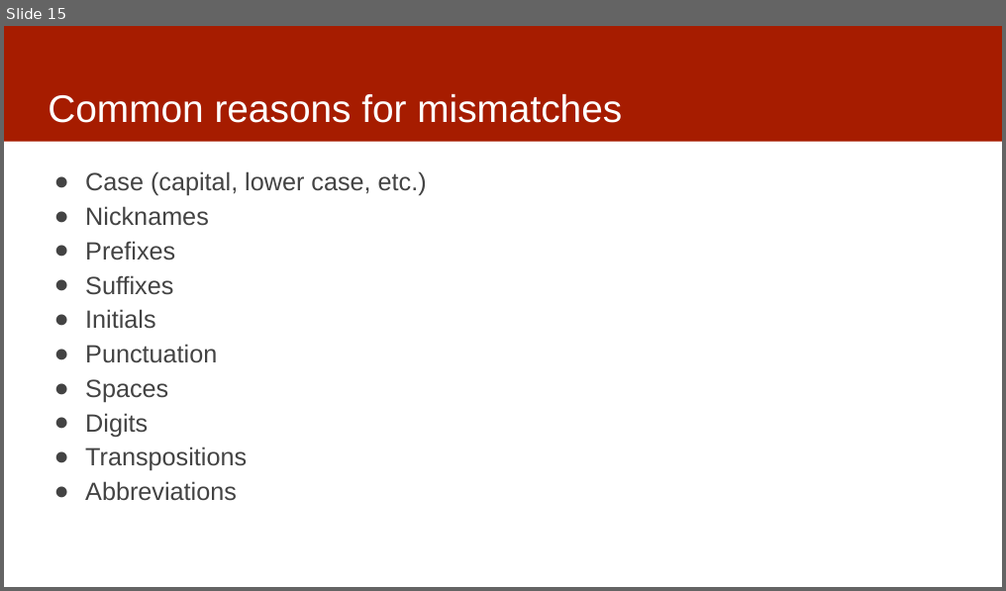
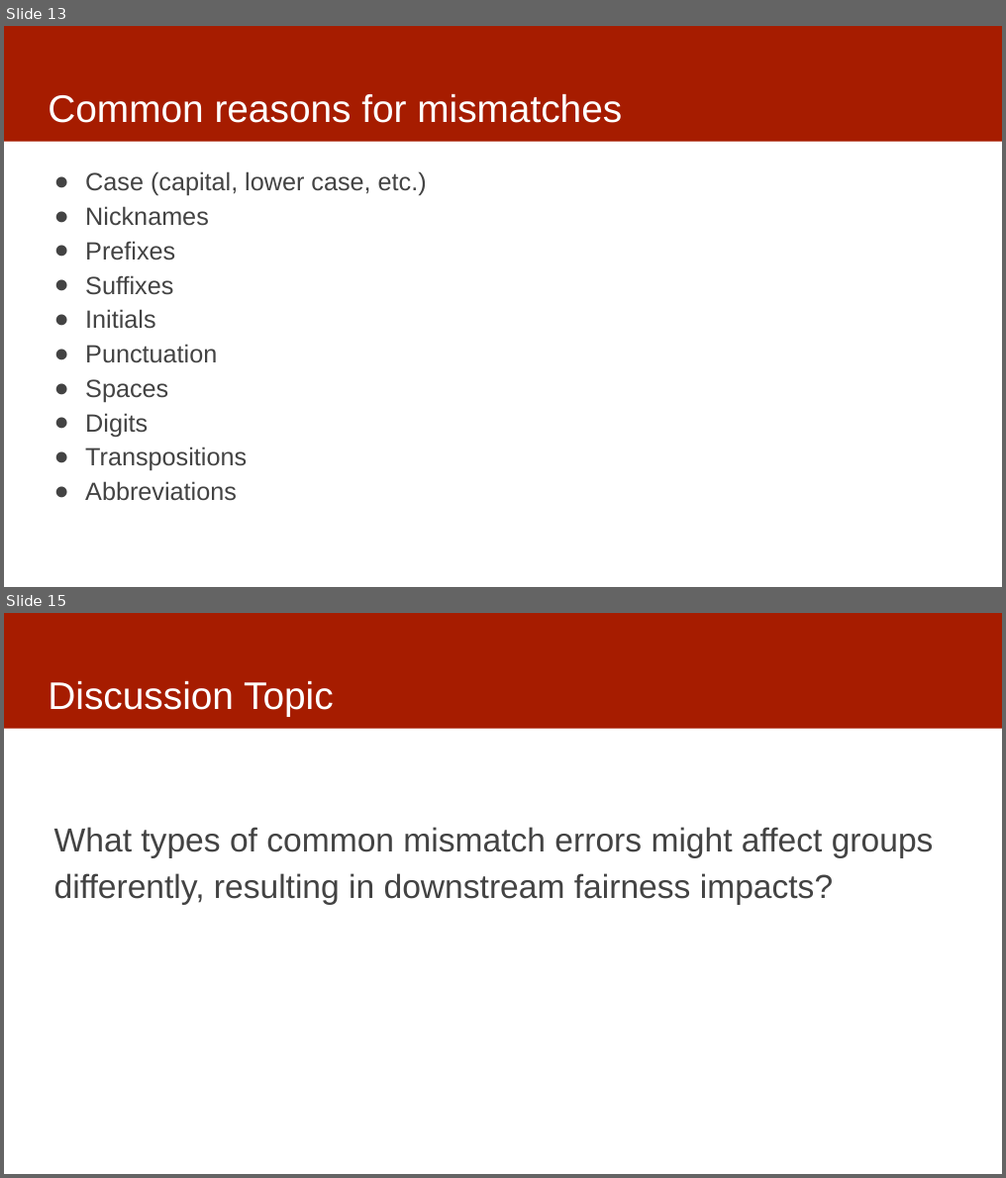
Before and after one commit to dssg/mlforpublicpolicylab, a slide deck: Lectures/04-data.pptx. Shown one above the other, each under a label of ours: slide 15 before the commit, slides 13 and 15 after it; the slides between them are not shown. The pictures are 1006x591 and 1006x1178 pixels, drawn with LibreOffice and Linux fonts; fonts in the diff are those of the drawing. Boxes give left, top, right and bottom in pixels: in the first picture for what was removed or moved away, otherwise in the second. Text is boxed around its words. In the diff, an @@ line names an element or a change of style, - is before the commit and + after.

```diff
--- a/Lectures/04-data.pptx
+++ b/Lectures/04-data.pptx
@@ slide 15 added at [4, 613, 1002, 1174], background #FFFFFF; not listed: 1 template element that a slide beside it also shows @@
@@ title added at [48, 681, 334, 717], 37 pt, text #FFFFFF @@
+Discussion Topic
@@ text added at [54, 827, 934, 905], 32 pt, text #434343 @@
+What types of common mismatch errors might affect groups differently, resulting in downstream fairness impacts?
@@ what was slide 15 is now slide 13 @@
```
Also in this commit, not shown: 1 other slide added, 1 slide removed, 1 other file.
